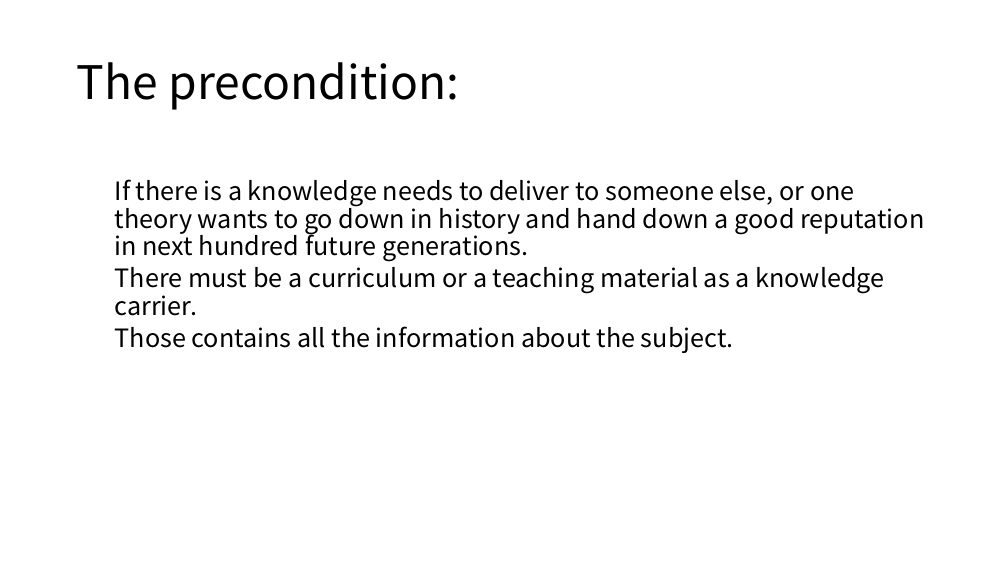
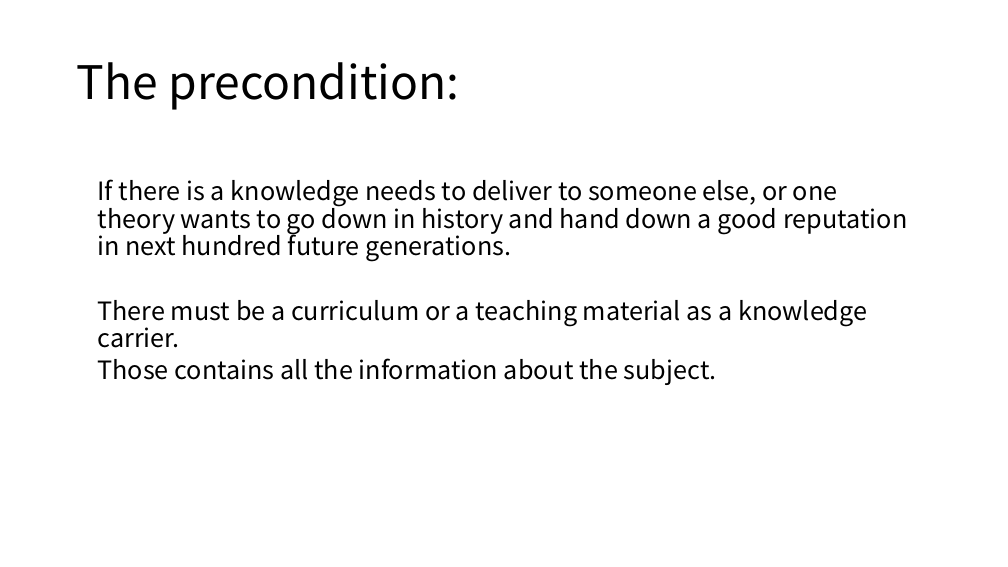
Before and after one commit to zicheng-pan/python-requestforlagou, a slide deck: slide 7 of New Microsoft PowerPoint 演示文稿.pptx (slide 5 before the commit). Drawn at 1008x567 pixels with LibreOffice and Linux fonts; fonts in the diff are those of the drawing. Boxes give left, top, right and bottom in pixels: in the first picture for what was removed or moved away, otherwise in the second. Text is boxed around its words. In the diff, an @@ line names an element or a change of style, - is before the commit and + after.

```diff
--- a/New Microsoft PowerPoint 演示文稿.pptx
+++ b/New Microsoft PowerPoint 演示文稿.pptx
@@ text "If there is a knowledge ..." rewrapped from (115, 179, 924, 353) to (98, 179, 907, 385) @@
```
Also in this commit, not shown: 3 other slides changed, 5 slides added, 1 other file.
